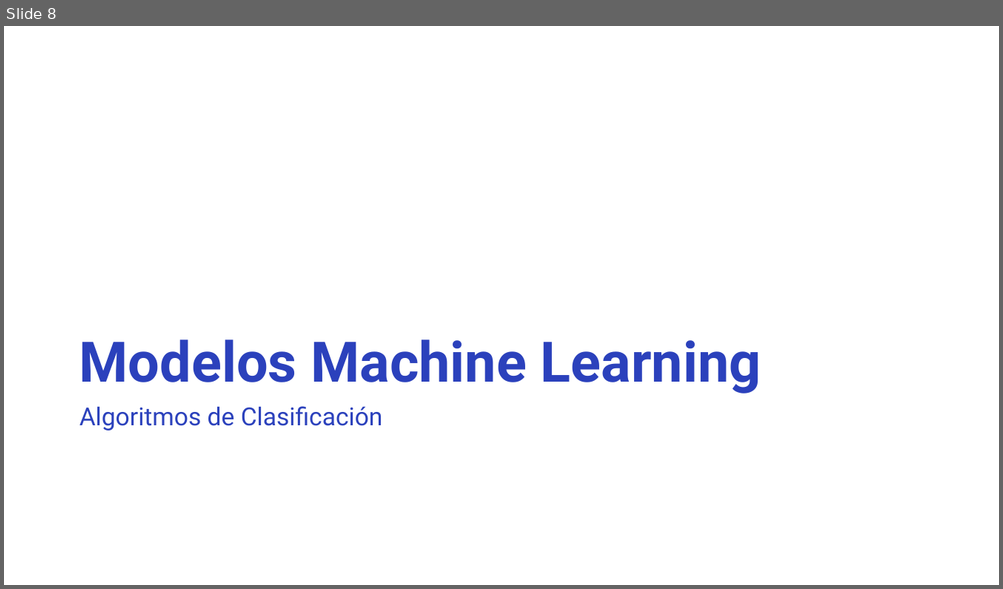
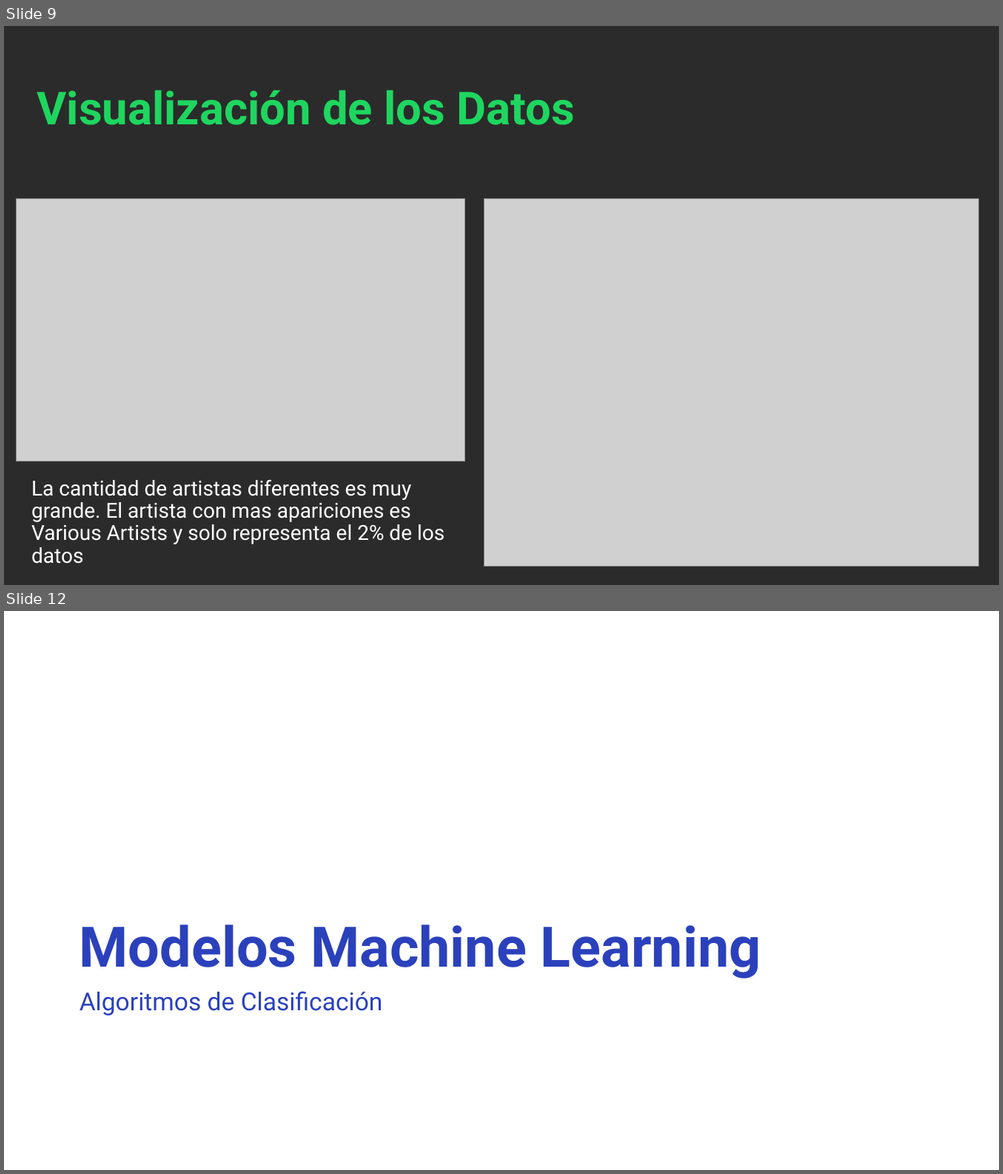
Before and after one commit to Rossana139/CoderHouse-25570-Proyecto-Spotify, a slide deck: Resumen y Presentacion/ProyectoSpotify.pptx. Shown one above the other, each under a label of ours: slide 8 before the commit, slides 9 and 12 after it; the slides between them are not shown. The pictures are 1003x589 and 1003x1174 pixels, drawn with LibreOffice and Linux fonts; fonts in the diff are those of the drawing; grey boxes stand for pictures; background and template pictures are left out; a plain dark background stands for a picture behind light text. Boxes give left, top, right and bottom in pixels: in the first picture for what was removed or moved away, otherwise in the second. Text is boxed around its words. In the diff, an @@ line names an element or a change of style, - is before the commit and + after.

```diff
--- a/Resumen y Presentacion/ProyectoSpotify.pptx
+++ b/Resumen y Presentacion/ProyectoSpotify.pptx
@@ slide 9 added at bbox=[4, 26, 999, 585], background picture (left out) @@
@@ title added at bbox=[37, 90, 575, 125], 44 pt, text #1ED65F, bold @@
+Visualización de los Datos
@@ picture added at bbox=[17, 199, 465, 462] @@
@@ picture added at bbox=[484, 199, 979, 566] @@
@@ text added at bbox=[31, 480, 444, 564], 20 pt, text #FFFFFF @@
+La cantidad de artistas diferentes es muy grande. El artista con mas apariciones es Various Artists y solo representa el 2% de los datos
@@ what was slide 8 is now slide 12 @@
```
Also in this commit, not shown: 2 slides changed, 9 other slides added, 1 slide removed.
